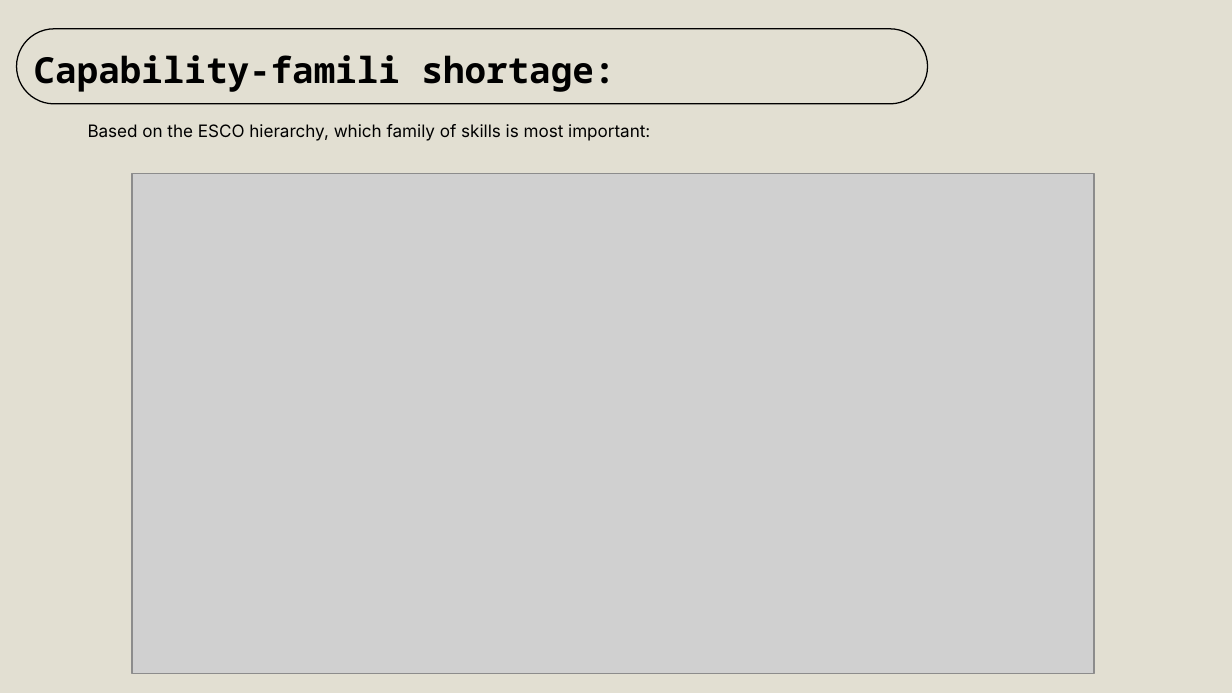
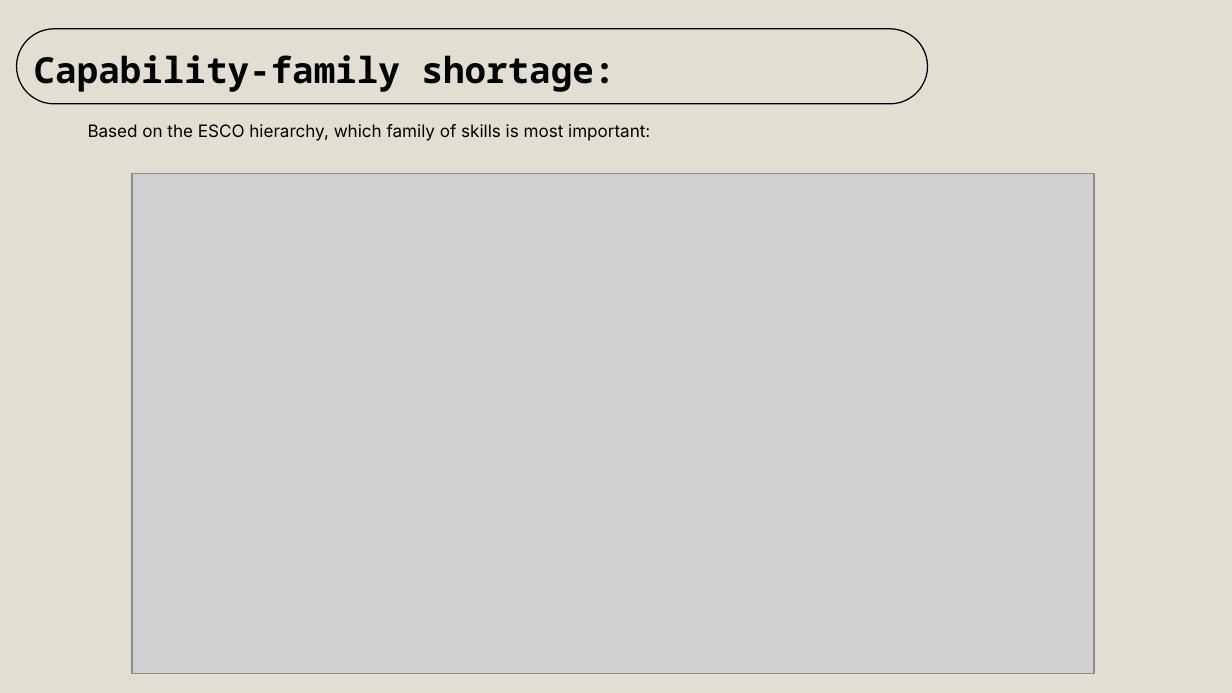
Before and after one commit to rusu28/Skillab-Radar-V1.2, a slide deck: slide 31 of Angelu_presentation.pptx. Drawn at 1232x693 pixels with LibreOffice and Linux fonts; fonts in the diff are those of the drawing; grey boxes stand for pictures. Boxes give left, top, right and bottom in pixels: in the first picture for what was removed or moved away, otherwise in the second. Text is boxed around its words. In the diff, an @@ line names an element or a change of style, - is before the commit and + after.

```diff
--- a/Angelu_presentation.pptx
+++ b/Angelu_presentation.pptx
@@ text in rounded rectangle at (34, 55, 616, 92): text changed @@
-Capability-famili shortage:
+Capability-family shortage:
```
